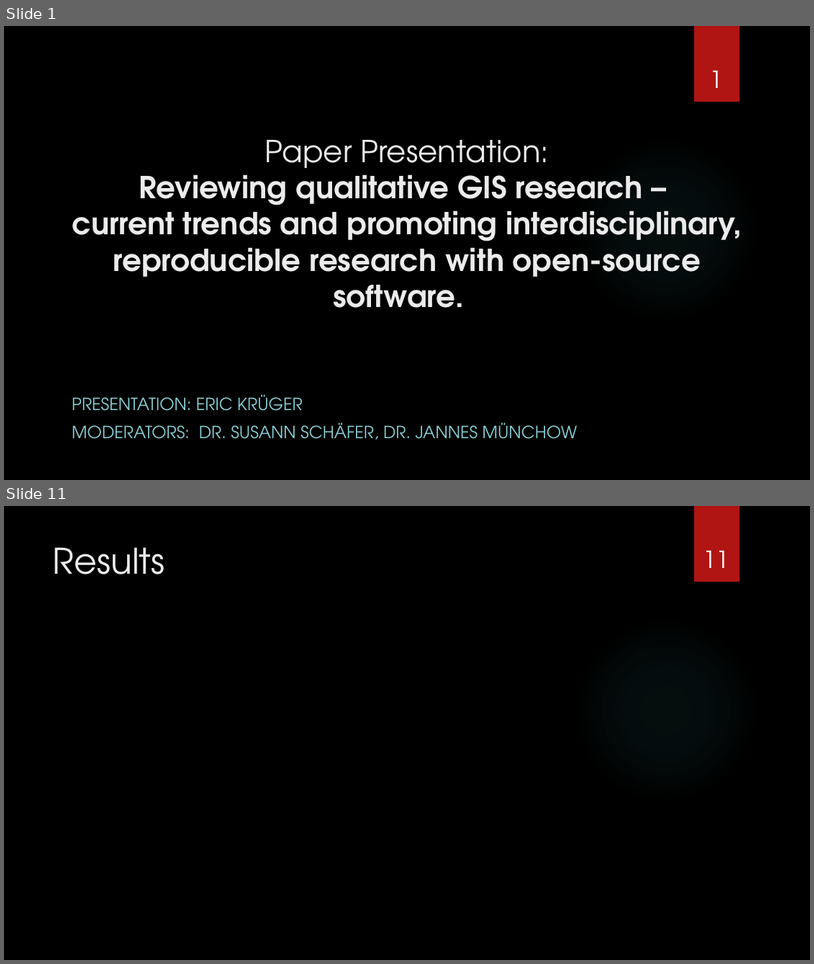
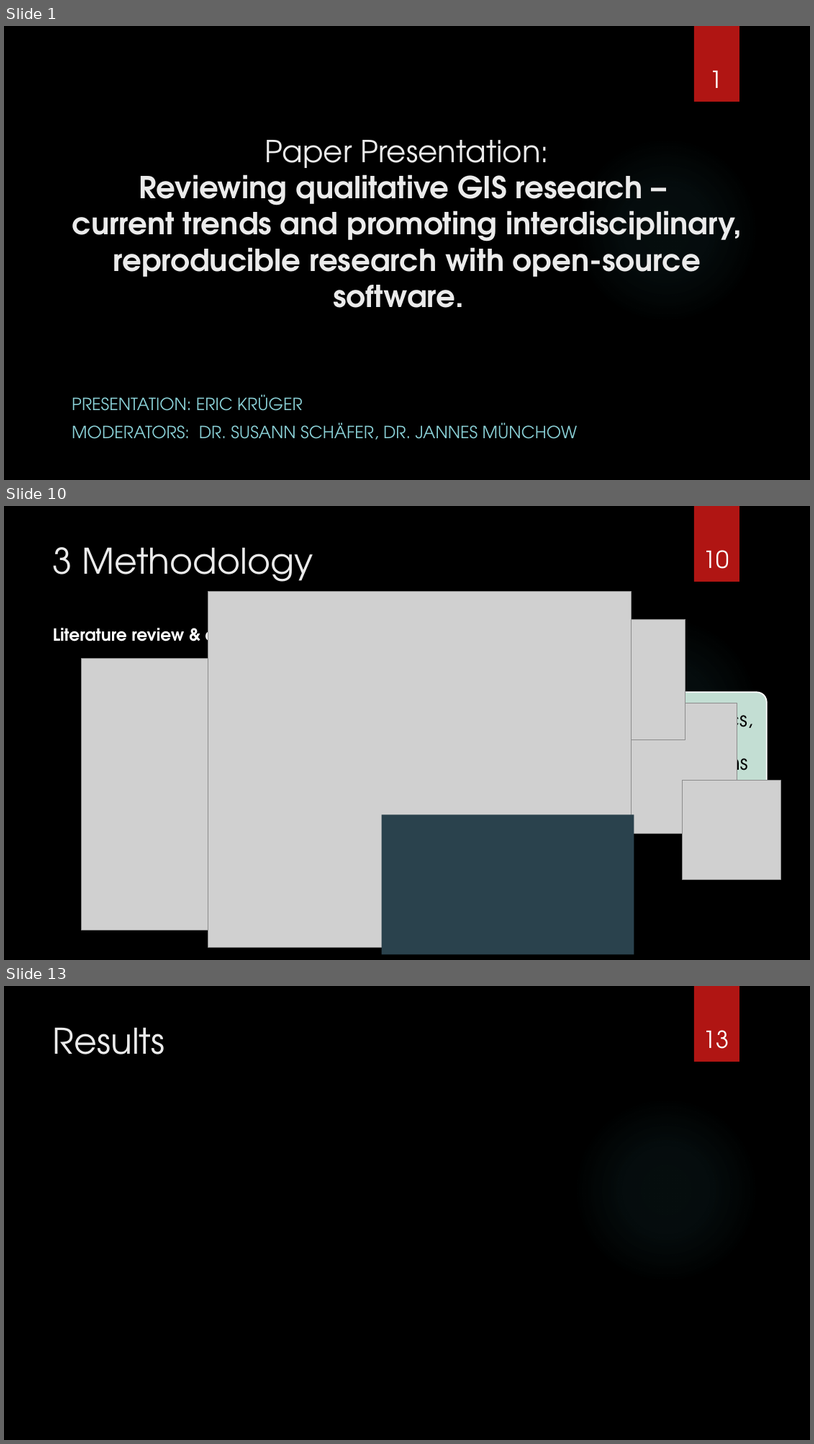
Before and after one commit to nuest/qual_gis, a slide deck: presentation/vortrag_qual_gis.pptx. Shown one above the other, each under a label of ours: slides 1 and 11 before the commit, slides 1, 10 and 13 after it; the slides between them are not shown. The pictures are 814x964 and 814x1444 pixels, drawn with LibreOffice and Linux fonts; fonts in the diff are those of the drawing; grey boxes stand for pictures; background and template pictures are left out. Boxes give left, top, right and bottom in pixels: in the first picture for what was removed or moved away, otherwise in the second. Text is boxed around its words. In the diff, an @@ line names an element or a change of style, - is before the commit and + after.

```diff
--- a/presentation/vortrag_qual_gis.pptx
+++ b/presentation/vortrag_qual_gis.pptx
@@ slide 10 added at (4, 506, 810, 960), background picture (left out); not listed: 2 template elements that a slide beside it also shows @@
@@ title added at (53, 547, 313, 582), 42 pt, text #EBEBEB @@
+3 Methodology
@@ page number added at (703, 550, 729, 569), 28 pt, text #FFFFFF @@
+10
@@ picture added at (208, 591, 631, 947) @@
@@ text added at (53, 623, 294, 648), 20 pt, text #FFFFFF, bold @@
+Literature review & descriptive Analysis
@@ picture added at (513, 619, 686, 740) @@
@@ picture added at (82, 659, 270, 929) @@
@@ rounded rectangle added at (561, 692, 767, 791), fill #C3DED3, outline #FFFFFF 1.5 pt @@
@@ text added at (574, 705, 754, 780), 24 pt, text #000000 @@
+summary statistics, bar plots, network diagrams
@@ picture added at (607, 703, 737, 834) @@
@@ picture added at (683, 780, 782, 879) @@
@@ rectangle added at (381, 815, 634, 955), fill #2A424D @@
@@ what was slide 11 is now slide 13 @@
@@ page number at (703, 1030, 729, 1049): text changed @@
-11
+13
```
Also in this commit, not shown: 6 slides changed, 4 other slides added, 3 slides removed.
